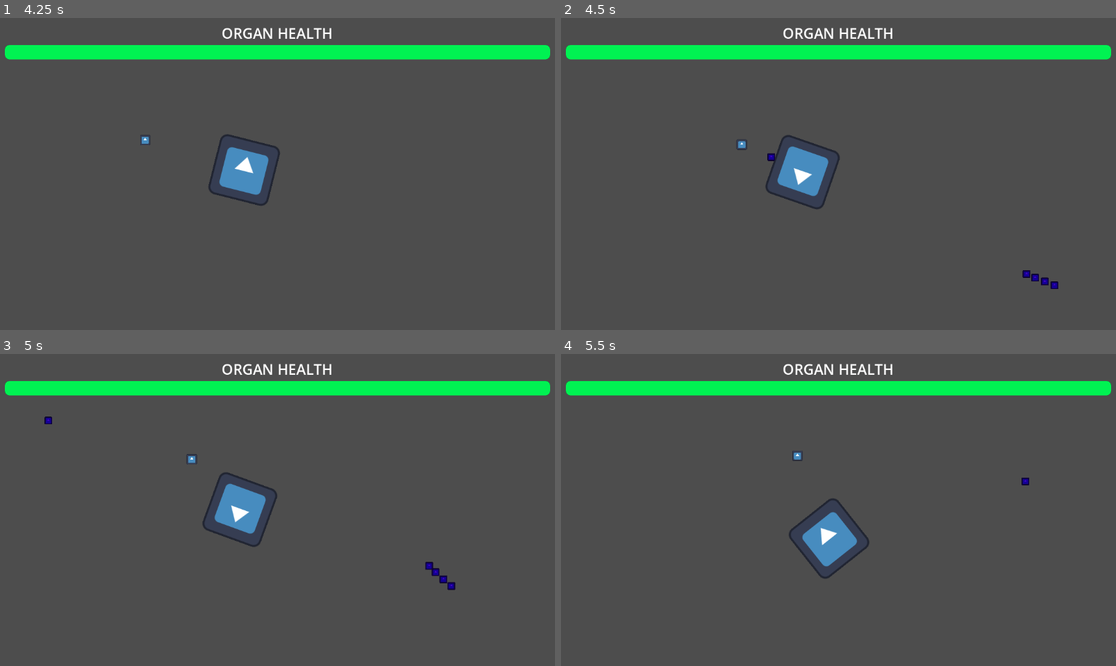
Above: before the commit, frames 1-4 (two rows, left to right).
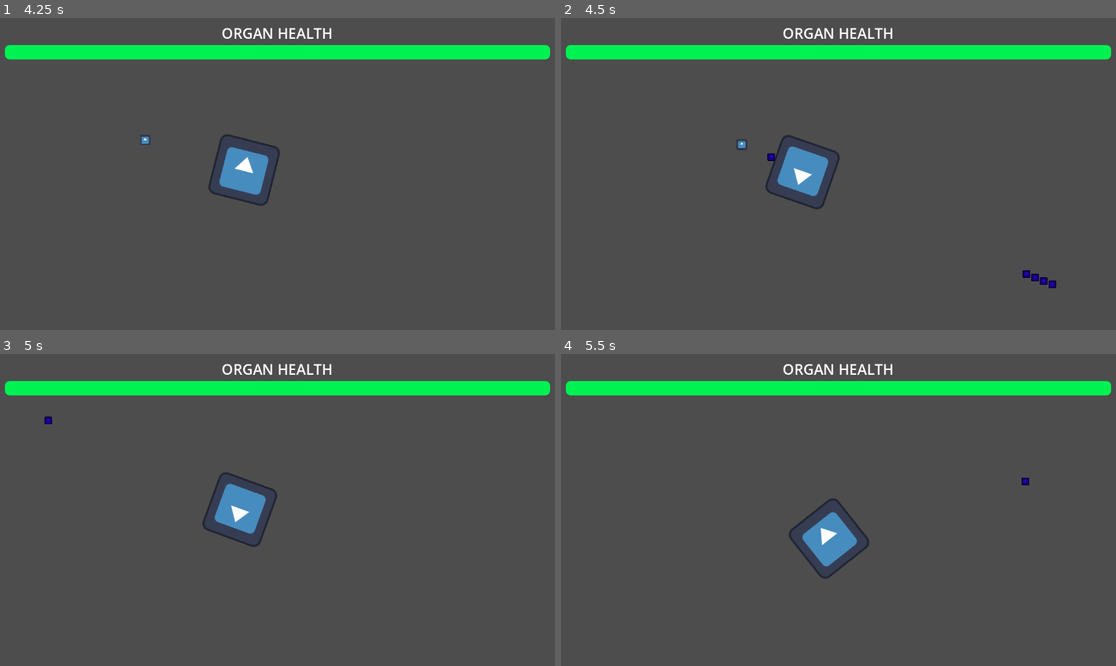
Above: after the commit, the same moments.

Repository: bgalerani94/godot-wild-jam-83
Game: Godot game, scene res://Prototypes/Scenes/Biga_enemy_follow_player.tscn
Same seed, same stepped clock (60 frames per second), same inputs: the game is played once before the commit and once after it. This scene is started directly instead of the project's main scene. The engine's default icon, where the game draws it, is replaced by a stand-in: a white triangle on a blue panel in a dark square.
Inputs (mouse positions are in pixels of both pictures, inside the frame that each line leads up to):
- Up to frame 1 (4.25 s): tap Enter (ui_accept) at 0.5, 0.77, 1.25, 1.52, 2, 2.75, 3.02, 3.77 s; move the mouse to (399, 158) at 0.52 s; press the mouse at (399, 158) at 0.53 s; hold D (move_right) 0.53-1.28 s; move the mouse to (166, 189) at 1.27 s; release the mouse at (166, 189) at 1.28 s; hold S (move_down) 1.28-2.03 s; click (166, 189) at 1.35 s; move the mouse to (333, 105) at 2.02 s; press the mouse at (333, 105) at 2.03 s; hold D (move_right) 2.03-2.78 s; move the mouse to (249, 236) at 2.77 s; release the mouse at (249, 236) at 2.78 s; hold W (move_up) 2.78-3.53 s; click (249, 236) at 2.85 s; move the mouse to (444, 220) at 3.52 s; press the mouse at (444, 220) at 3.53 s; hold A (move_left) from 3.53 s (still down)
- Up to frame 2 (4.5 s): keep holding A (move_left); move the mouse to (672, 127) at 4.27 s; release the mouse at (672, 127) at 4.28 s; click (672, 127) at 4.35 s
- Up to frame 3 (5 s): keep holding A (move_left); tap Enter (ui_accept) at 4.52 s
- Up to frame 4 (5.5 s): move the mouse to (866, 510) at 5.02 s; release A (move_left) at 5.03 s; press the mouse at (866, 510) at 5.03 s; hold S (move_down) from 5.03 s (still down)

Frame 1 is identical in both runs. In frame 2, less than 0.1% of the frame differs, in the area x 86-90%, y 83-87%; in frame 3, 0.2%, in the area x 33-83%, y 32-76%; in frame 4, less than 0.1%.

Commit message:
Creating a way to kill enemies and damage the player with bullets

Diff:
--- a/Bullets/Scenes/bullet.tscn
+++ b/Bullets/Scenes/bullet.tscn
@@ -1,14 +1,20 @@
-[gd_scene load_steps=3 format=3 uid="uid://bbdnb2eijfh6r"]
+[gd_scene load_steps=6 format=3 uid="uid://bbdnb2eijfh6r"]
 
 [ext_resource type="Texture2D" uid="uid://doyano5al7886" path="res://icon.svg" id="1_jdso1"]
+[ext_resource type="Script" uid="uid://ckj3p5w0d5x5t" path="res://Bullets/Scripts/bullet_node.gd" id="1_ltomt"]
+[ext_resource type="Script" uid="uid://bcti0o7ooymjx" path="res://Bullets/Scripts/bullet_area_2d.gd" id="2_0u3wh"]
 
 [sub_resource type="RectangleShape2D" id="RectangleShape2D_0u3wh"]
+size = Vector2(16, 16)
+
+[sub_resource type="RectangleShape2D" id="RectangleShape2D_ltomt"]
 size = Vector2(16, 16)
 
 [node name="Bullet" type="RigidBody2D"]
 collision_mask = 2
 mass = 0.2
 gravity_scale = 0.0
+script = ExtResource("1_ltomt")
 
 [node name="Sprite2D" type="Sprite2D" parent="."]
 modulate = Color(0.283456, 0.000471489, 0.786222, 1)
@@ -17,3 +23,15 @@
 
 [node name="CollisionShape2D" type="CollisionShape2D" parent="."]
 shape = SubResource("RectangleShape2D_0u3wh")
+disabled = true
+
+[node name="Area2D" type="Area2D" parent="."]
+collision_layer = 0
+collision_mask = 3
+script = ExtResource("2_0u3wh")
+
+[node name="CollisionShape2D" type="CollisionShape2D" parent="Area2D"]
+shape = SubResource("RectangleShape2D_ltomt")
+
+[connection signal="area_shape_entered" from="Area2D" to="Area2D" method="_on_area_shape_entered"]
+[connection signal="body_entered" from="Area2D" to="Area2D" method="_on_body_entered"]
--- /dev/null
+++ b/Bullets/Scripts/bullet_area_2d.gd
@@ -0,0 +1,12 @@
+extends Area2D
+
+var is_player_bullet : bool = false
+
+func _on_body_entered(body: Node2D) -> void:
+	if body is PhysicsBody2D:
+		var layer = body.collision_layer
+
+		if layer & (1 << 0) and !is_player_bullet:
+			print("damage player")
+		else: if layer & (2 << 0) and is_player_bullet:
+			body.queue_free()
--- /dev/null
+++ b/Bullets/Scripts/bullet_node.gd
@@ -0,0 +1,5 @@
+extends Node
+
+func _ready() -> void:
+	await get_tree().create_timer(2.0).timeout
+	queue_free()
--- a/Player/Scenes/player_shoot.gd
+++ b/Player/Scenes/player_shoot.gd
@@ -10,6 +10,7 @@
 
 func fire() -> void:
 	var bullet = bulletScn.instantiate()
+	bullet.get_node("Area2D").is_player_bullet = true
 	bullet.position = global_position
 	get_tree().current_scene.add_child(bullet)
 	var mouse_pos = get_viewport().get_camera_2d().get_global_mouse_position()
--- a/Scenes/biga__test_enemy_1.tscn
+++ b/Scenes/biga__test_enemy_1.tscn
@@ -7,6 +7,7 @@
 size = Vector2(22, 22)
 
 [node name="Biga_Enemy_1" type="CharacterBody2D" groups=["Enemy"]]
+collision_layer = 2
 script = ExtResource("1_dgx7e")
 
 [node name="Sprite2D" type="Sprite2D" parent="."]
--- a/Scenes/biga__test_enemy_2.tscn
+++ b/Scenes/biga__test_enemy_2.tscn
@@ -8,6 +8,7 @@
 size = Vector2(22, 22)
 
 [node name="Biga_Enemy_2" type="CharacterBody2D" groups=["Enemy"]]
+collision_layer = 2
 script = ExtResource("1_6pyr6")
 bulletScn = ExtResource("2_46q8v")
 
Not shown, added: Bullets/Scripts/bullet_area_2d.gd.uid
Not shown, added: Bullets/Scripts/bullet_node.gd.uid
